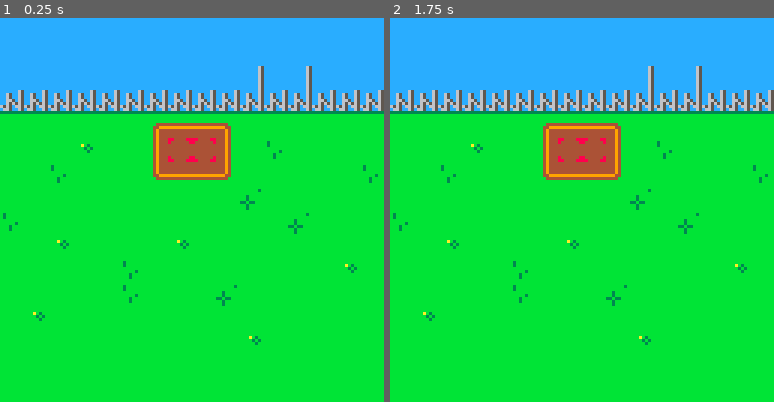
Above: before the commit, frames 1-2 (left to right).
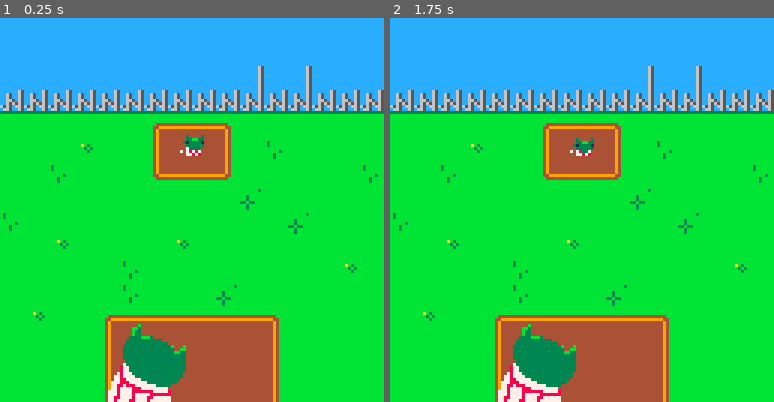
Above: after the commit, the same moments.

Repository: conner-calhoun/pico8
Game: PICO-8 cartridge slammertime.p8
Two runs of this game, one before a commit and one after it. Both use one fixed random seed, a clock stepped at 60 frames per second and the inputs below.
Inputs:
- Up to frame 1 (0.25 s): no input
- Up to frame 2 (1.75 s): tap X (X key) at 0.33, 1.07 s; tap O (Z key) at 0.7, 1.7 s; hold Right from 1.6 s (still down)

The runs differ from the first frame. In frame 1, 11% of the frame differs, in the area x 27-73%, y 30-100%; in frame 2, 10%.

Commit message:
working on mound scene

Diff:
--- a/slammertime.p8
+++ b/slammertime.p8
@@ -140,15 +140,29 @@
 
 -- helper function to create the player
 function player(sx, sy)
-	local p = ent:new(0, sx, sy)
+	local p = ent:new(10, sx, sy)
+
+	p.ht = 0 -- hold timer
+	p.max_h = 3 -- max charge
 
 	function p:draw()
-		ent.draw(self) -- super
+		spr(self.s, self.x, self.y, 4, 4)
 	end
 
 	function p:update()
 		ent.update(self) -- super
-	end
+
+		if btn(use1) or btn(use2) then
+
+		end
+	end
+	return p
+end
+
+function pitcher()
+	local p = ent:new(3, (world_size / 2) - 4, 38)
+	p:add_anim("idle", anim:new(3,4,0.5))
+	p:set_anim("idle")
 	return p
 end
 
@@ -169,8 +183,11 @@
 	return w
 end
 
-title = new_world()
-active_world = title
+mound = new_world()
+mound:add_player(player((world_size / 2) - 32, 100))
+mound:add_entity(pitcher())
+
+active_world = mound
 
 last_frame = 0.0
 dt = 0.0
@@ -370,5 +387,7 @@
 0000120000000012000000000000000000000000000000000000000000000000000000000000000000000000000000000000000000000000000000000000000000000000000000000000000000000000000000000000000000000000000000000000000000000000000000000000000000000000000000000000000000000000
 0000000000020000000000000000120000000000000000000000000000000000000000000000000000000000000000000000000000000000000000000000000000000000000000000000000000000000000000000000000000000000000000000000000000000000000000000000000000000000000000000000000000000000
 0000000000020000002200000000000000000000000000000000000000000000000000000000000000000000000000000000000000000000000000000000000000000000000000000000000000000000000000000000000000000000000000000000000000000000000000000000000000000000000000000000000000000000
-0012000000000000000000000000000000000000000000000000000000000000000000000000000000000000000000000000000000000000000000000000000000000000000000000000000000000000000000000000000000000000000000000000000000000000000000000000000000000000000000000000000000000000
-0000000000000000000012000000000000000000000000000000000000000000000000000000000000000000000000000000000000000000000000000000000000000000000000000000000000000000000000000000000000000000000000000000000000000000000000000000000000000000000000000000000000000000
+0012000007080808080808090000000000000000000000000000000000000000000000000000000000000000000000000000000000000000000000000000000000000000000000000000000000000000000000000000000000000000000000000000000000000000000000000000000000000000000000000000000000000000
+0000000017181818181818190000000000000000000000000000000000000000000000000000000000000000000000000000000000000000000000000000000000000000000000000000000000000000000000000000000000000000000000000000000000000000000000000000000000000000000000000000000000000000
+0000000017181818181818190000000000000000000000000000000000000000000000000000000000000000000000000000000000000000000000000000000000000000000000000000000000000000000000000000000000000000000000000000000000000000000000000000000000000000000000000000000000000000
+0000000017181818181818190000000000000000000000000000000000000000000000000000000000000000000000000000000000000000000000000000000000000000000000000000000000000000000000000000000000000000000000000000000000000000000000000000000000000000000000000000000000000000
Not shown, changed: 30 lines of the sprite sheet (__gfx__) section of slammertime.p8
